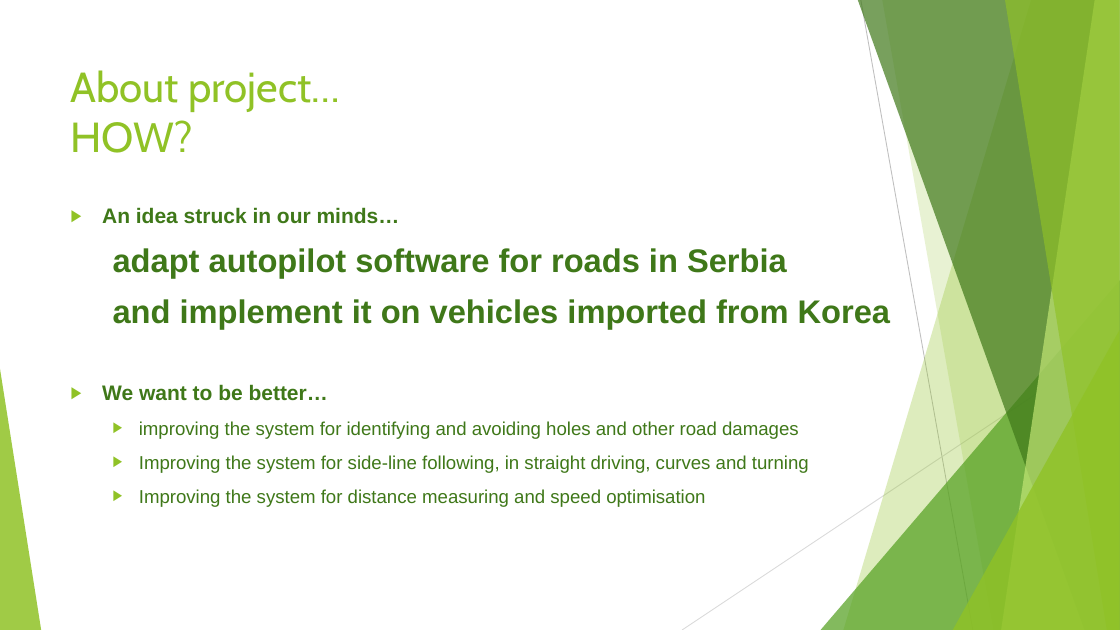
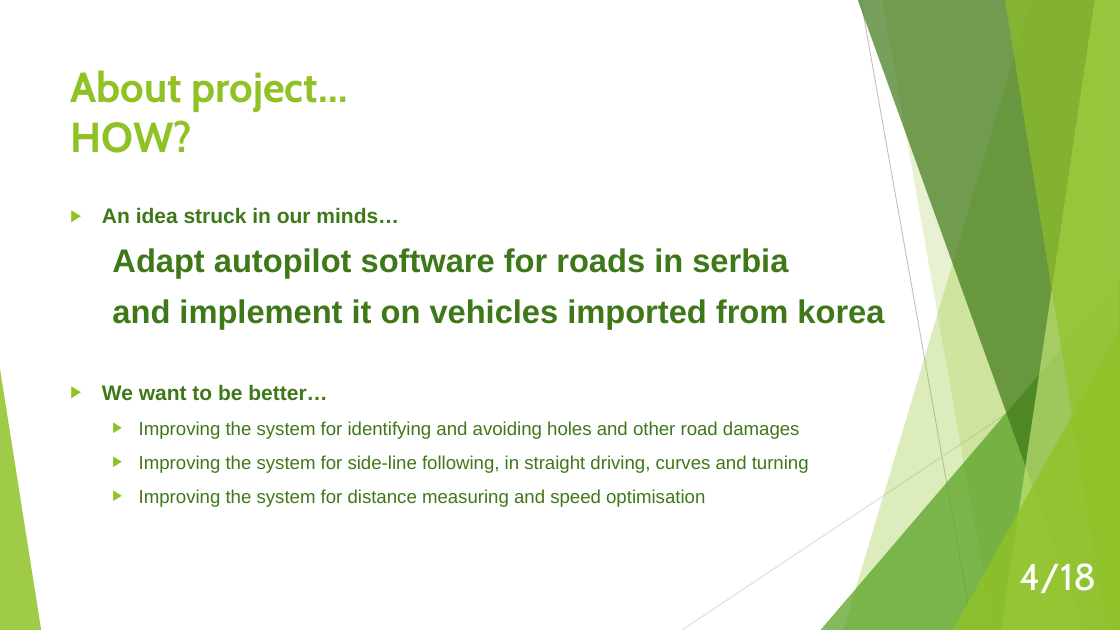
Before and after one commit to MarinaNikolic/UPR, a slide deck: slide 4 of APS.pptx. Drawn at 1120x630 pixels with LibreOffice and Linux fonts; fonts in the diff are those of the drawing. Boxes give left, top, right and bottom in pixels: in the first picture for what was removed or moved away, otherwise in the second. Text is boxed around its words. In the diff, an @@ line names an element or a change of style, - is before the commit and + after.

Commit message:
PPT for proposal done. CMMI done. Big-to-do updated. Fixed minor grammar issues in proposal.

```diff
--- a/APS.pptx
+++ b/APS.pptx
@@ title "About project… HOW?" at (x1=71, y1=70, x2=347, y2=153): bold on @@
@@ text at (x1=112, y1=248, x2=884, y2=329): text changed @@
-adapt autopilot software for roads in Serbia
-and implement it on vehicles imported from Korea
+Adapt autopilot software for roads in serbia
+and implement it on vehicles imported from korea
@@ text at (x1=139, y1=421, x2=800, y2=439): text changed @@
-  ▶ improving the system for identifying and avoiding holes and other road damages
+  ▶ Improving the system for identifying and avoiding holes and other road damages
@@ page number added at (x1=1019, y1=563, x2=1096, y2=593), 32 pt, text #FFFFFF @@
+4/18
```
Also in this commit, not shown: 16 other slides changed, 3 other files.
